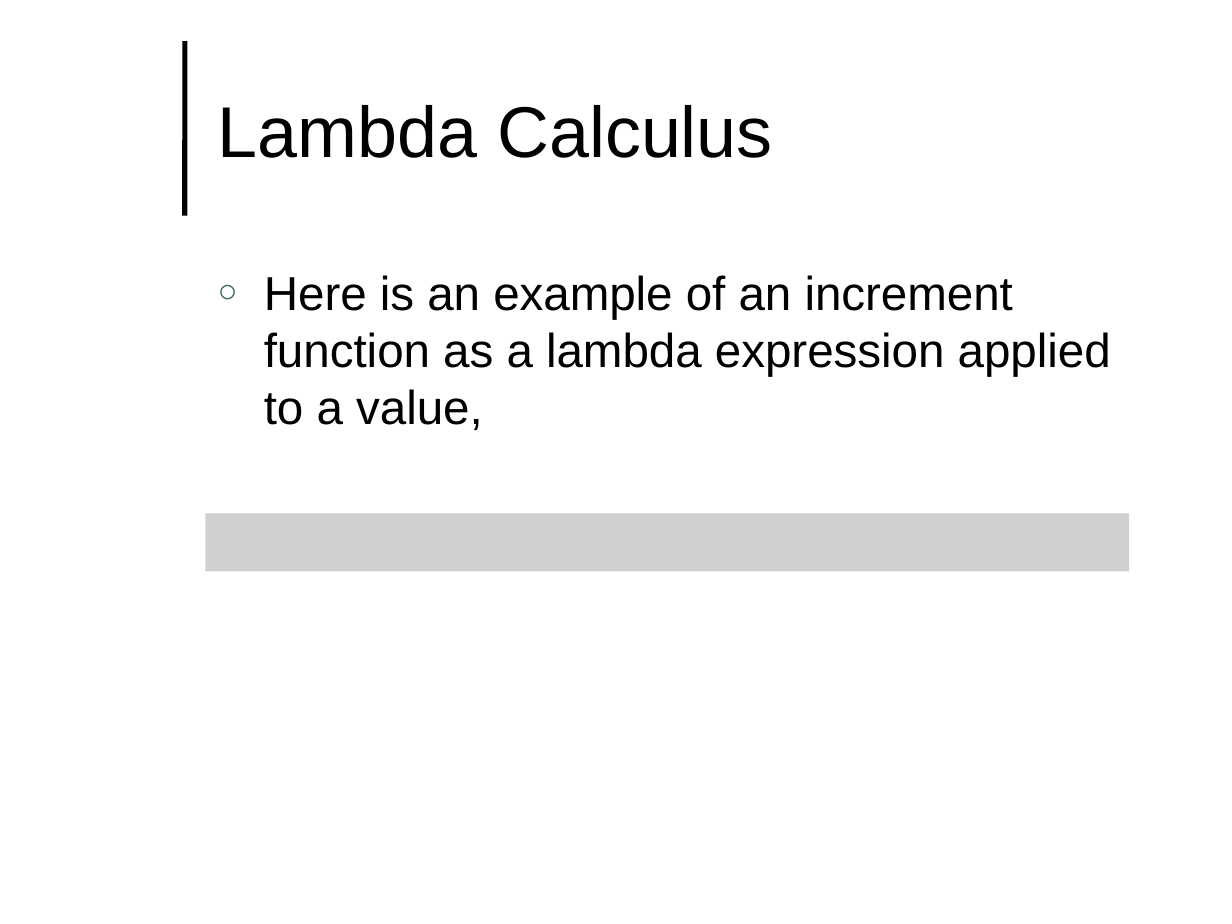
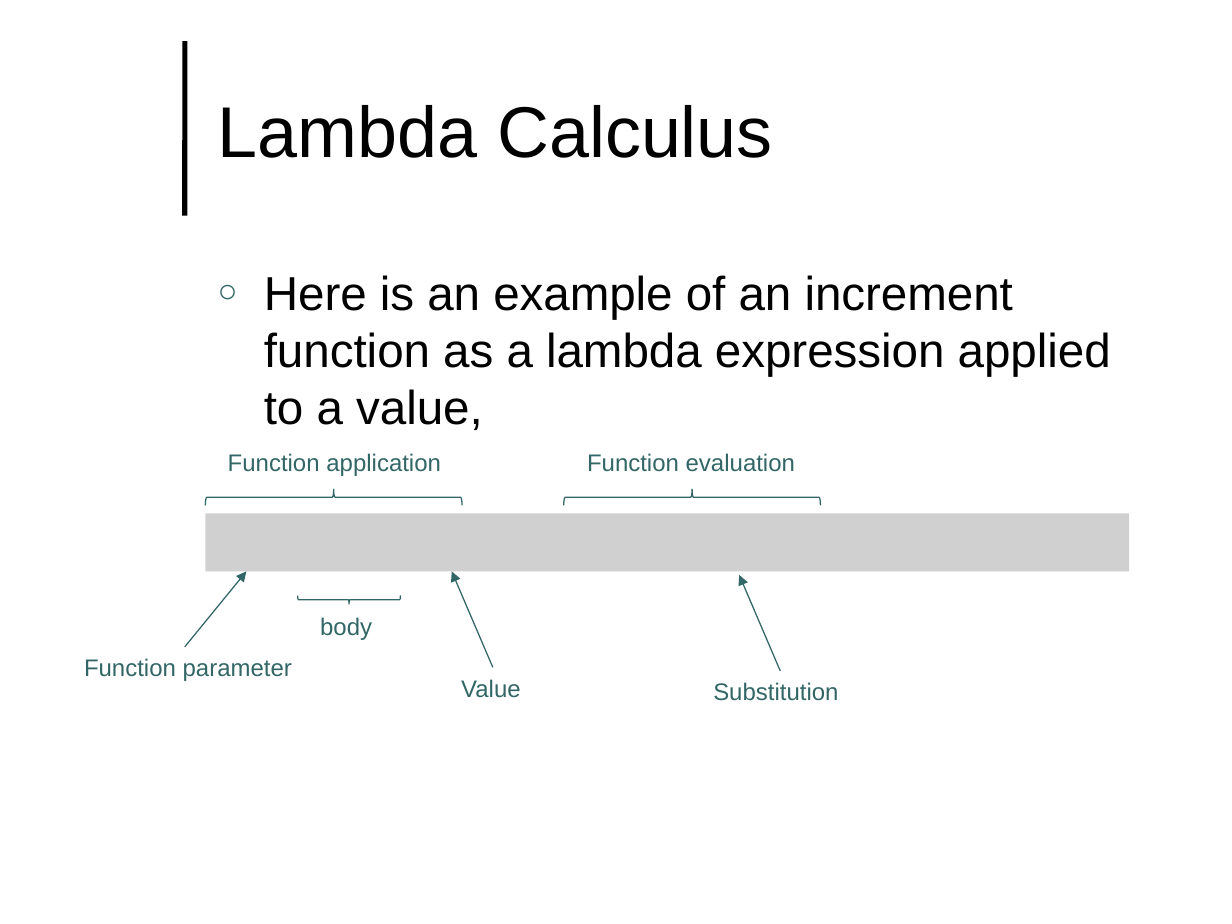
Before and after one commit to lutzhamel/CSC493, a slide deck: slide 4 of notes/csc493-ln006.pptx. Drawn at 1232x924 pixels with LibreOffice and Linux fonts; fonts in the diff are those of the drawing; grey boxes stand for pictures; background and template pictures are left out. Boxes give left, top, right and bottom in pixels: in the first picture for what was removed or moved away, otherwise in the second. Text is boxed around its words. In the diff, an @@ line names an element or a change of style, - is before the commit and + after.

```diff
--- a/notes/csc493-ln006.pptx
+++ b/notes/csc493-ln006.pptx
@@ text added at (228, 453, 441, 476), 14 pt, text #336666 @@
+Function application
@@ text added at (587, 453, 795, 472), 14 pt, text #336666 @@
+Function evaluation
@@ left brace added at (205, 488, 461, 505), outline #336666 0.75 pt @@
@@ left brace added at (564, 488, 820, 505), outline #336666 0.75 pt @@
@@ arrow added from (185, 647) to (246, 572), #336666 0.75 pt @@
@@ left brace added at (298, 595, 400, 604), outline #336666 0.75 pt @@
@@ arrow added from (493, 668) to (452, 572), #336666 0.75 pt @@
@@ arrow added from (780, 671) to (739, 575), #336666 0.75 pt @@
@@ text added at (320, 617, 372, 640), 14 pt, text #336666 @@
+body
@@ text added at (84, 658, 292, 681), 14 pt, text #336666 @@
+Function parameter
@@ text added at (461, 679, 521, 698), 14 pt, text #336666 @@
+Value
@@ text added at (713, 682, 838, 701), 14 pt, text #336666 @@
+Substitution
```
Also in this commit, not shown: 1 other slide changed, 4 other files.
